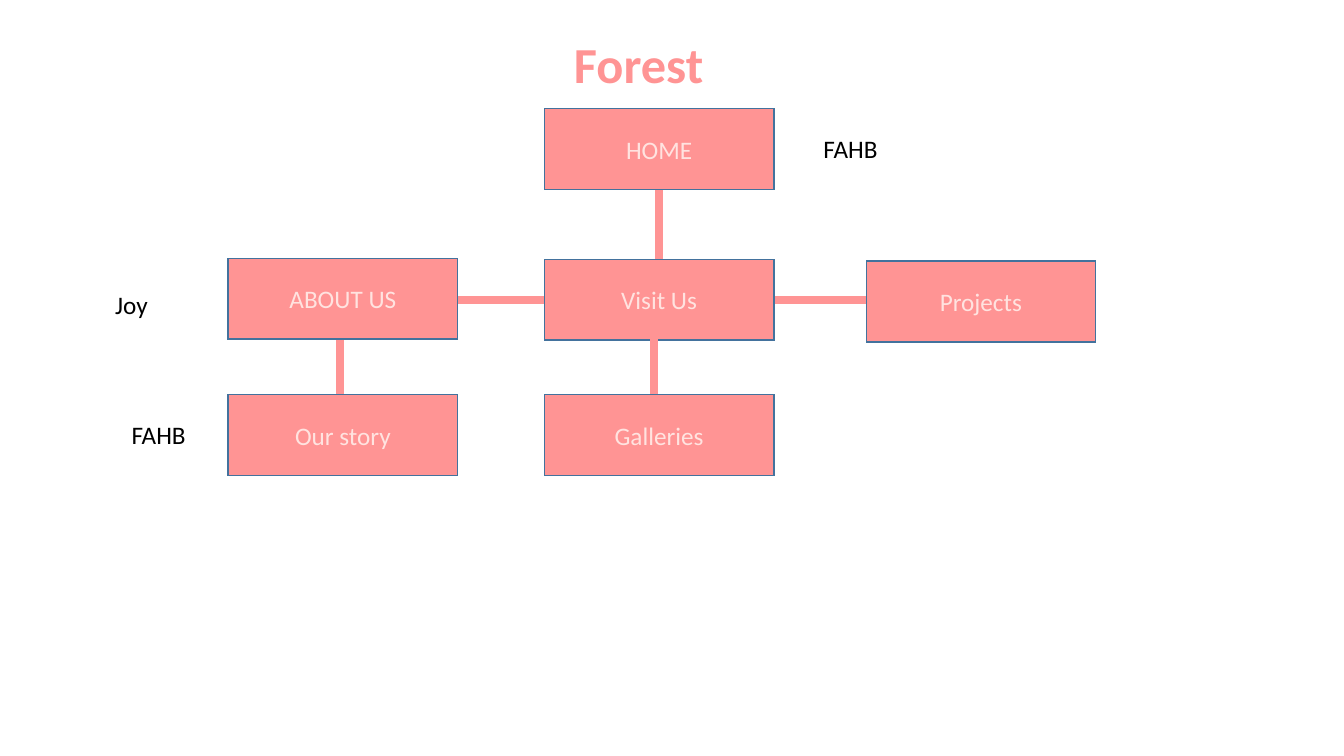
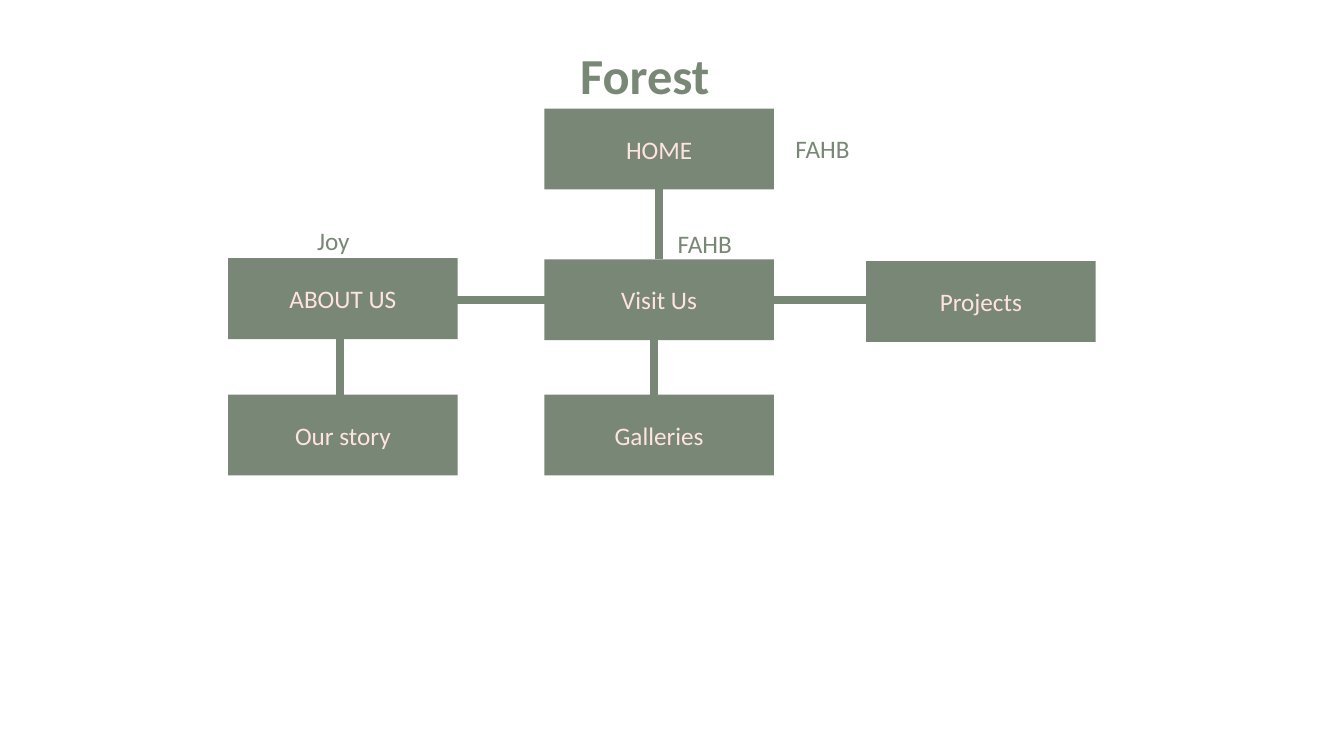
Before and after one commit to SamuelSolomon1/Arroceros-Urban-Forest-Park, a slide deck: slide 1 of SITE MAP.pptx. Drawn at 1344x756 pixels with LibreOffice and Linux fonts; fonts in the diff are those of the drawing. Boxes give left, top, right and bottom in pixels: in the first picture for what was removed or moved away, otherwise in the second. Text is boxed around its words. In the diff, an @@ line names an element or a change of style, - is before the commit and + after.

```diff
--- a/SITE MAP.pptx
+++ b/SITE MAP.pptx
@@ text "Forest": place and size @@
-text "Forest" at bbox=[574, 50, 703, 83]
+text "Forest" at bbox=[580, 61, 709, 95]
@@ text "Forest" at bbox=[580, 61, 709, 95]: text colour #FF9494 to #798776 @@
@@ text "FAHB": place and size @@
-text "FAHB" at bbox=[823, 141, 877, 158]
+text "FAHB" at bbox=[795, 142, 849, 158]
@@ line (659, 190) - (659, 259): stroke #FF9494 6 pt to #798776 6 pt @@
@@ text "Joy": place and size @@
-text "Joy" at bbox=[115, 297, 148, 318]
+text "Joy" at bbox=[317, 234, 350, 254]
@@ text colour #000000 to #798776 in 3 elements at bbox=[795, 142, 849, 158], bbox=[317, 234, 350, 254], bbox=[678, 237, 732, 260] @@
@@ text "FAHB": place and size @@
-text "FAHB" at bbox=[132, 427, 186, 444]
+text "FAHB" at bbox=[678, 237, 732, 260]
@@ line (392, 299) - (572, 299): stroke #FF9494 6 pt to #798776 6 pt @@
@@ line (774, 299) - (953, 299): stroke #FF9494 6 pt to #798776 6 pt @@
@@ line (341, 325) - (341, 394): stroke #FF9494 6 pt to #798776 6 pt @@
@@ line (654, 325) - (654, 394): stroke #FF9494 6 pt to #798776 6 pt @@
@@ fill #FF9494 to #798776; outline #43739E 1 pt to none in 6 elements at bbox=[866, 261, 1096, 342], bbox=[544, 259, 774, 340], bbox=[544, 109, 774, 190], bbox=[228, 394, 458, 475], bbox=[228, 258, 458, 339], bbox=[544, 394, 774, 475] @@
```
Also in this commit, not shown: 1 other slide changed, 5 slides added, 2 slides removed, 9 other files.
